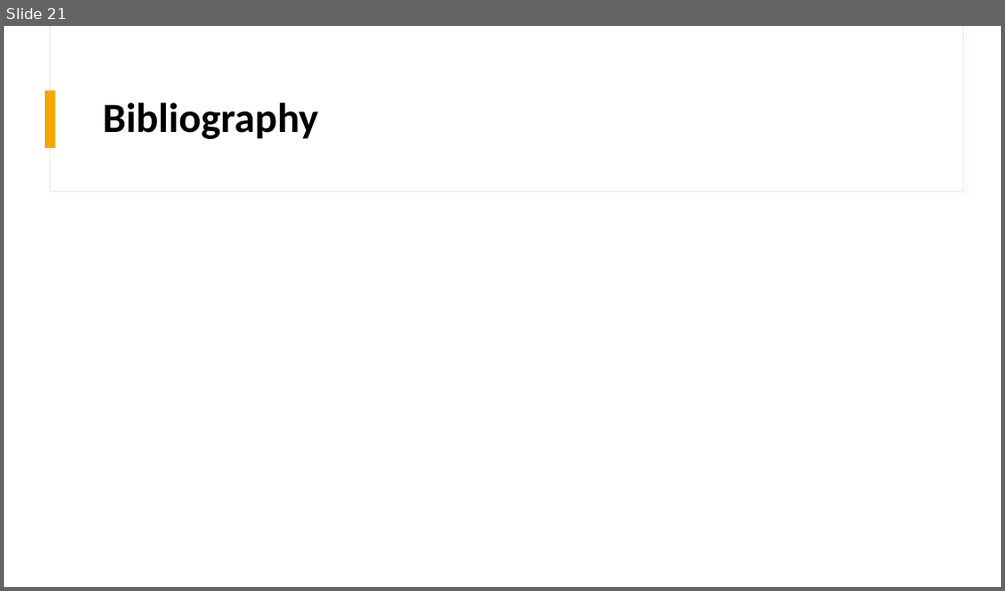
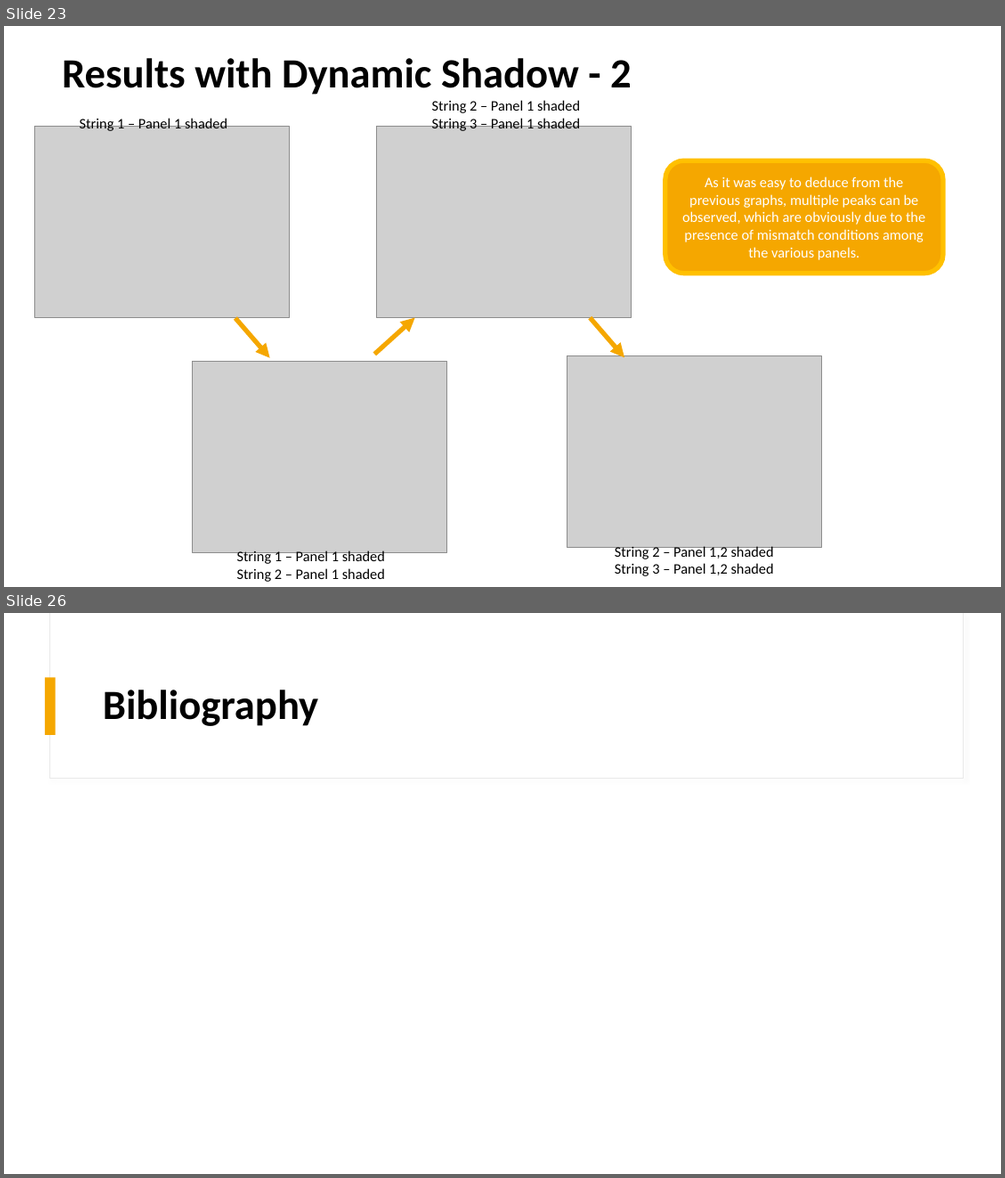
Before and after one commit to mdg217/RenewableEnergyProject, a slide deck: ProgettoRESM.pptx. Shown one above the other, each under a label of ours: slide 21 before the commit, slides 23 and 26 after it; the slides between them are not shown. The pictures are 1005x591 and 1005x1178 pixels, drawn with LibreOffice and Linux fonts; fonts in the diff are those of the drawing; grey boxes stand for pictures. Boxes give left, top, right and bottom in pixels: in the first picture for what was removed or moved away, otherwise in the second. Text is boxed around its words. In the diff, an @@ line names an element or a change of style, - is before the commit and + after.

```diff
--- a/ProgettoRESM.pptx
+++ b/ProgettoRESM.pptx
@@ slide 23 added at [4, 26, 1001, 587], background #FFFFFF @@
@@ title added at [62, 58, 631, 95], 40 pt, text #000000, bold @@
+Results with Dynamic Shadow - 2
@@ text added at [432, 100, 580, 131], 14 pt, text #000000 @@
+String 2 – Panel 1 shaded
+String 3 – Panel 1 shaded
@@ picture added at [34, 127, 290, 318] @@
@@ text added at [80, 117, 227, 131], 14 pt, text #000000 @@
+String 1 – Panel 1 shaded
@@ picture added at [376, 127, 631, 318] @@
@@ rounded rectangle added at [665, 160, 943, 273], fill #F5A700, outline #FFC000 4.5 pt, 14 pt, text #FFFFFF @@
+As it was easy to deduce from the previous graphs, multiple peaks can be observed, which are obviously due to the presence of mismatch conditions among the various panels.
@@ arrow added from (235, 319) to (270, 358), #F5A700 4.5 pt @@
@@ arrow added from (375, 354) to (415, 318), #F5A700 4.5 pt @@
@@ arrow added from (591, 318) to (624, 357), #F5A700 4.5 pt @@
@@ picture added at [193, 362, 447, 553] @@
@@ picture added at [566, 356, 821, 548] @@
@@ text added at [237, 549, 385, 581], 14 pt, text #000000 @@
+String 1 – Panel 1 shaded
+String 2 – Panel 1 shaded
@@ text added at [615, 545, 774, 576], 14 pt, text #000000 @@
+String 2 – Panel 1,2 shaded
+String 3 – Panel 1,2 shaded
@@ what was slide 21 is now slide 26 @@
```
Also in this commit, not shown: 5 slides changed, 10 other slides added, 6 slides removed, 40 other files.
